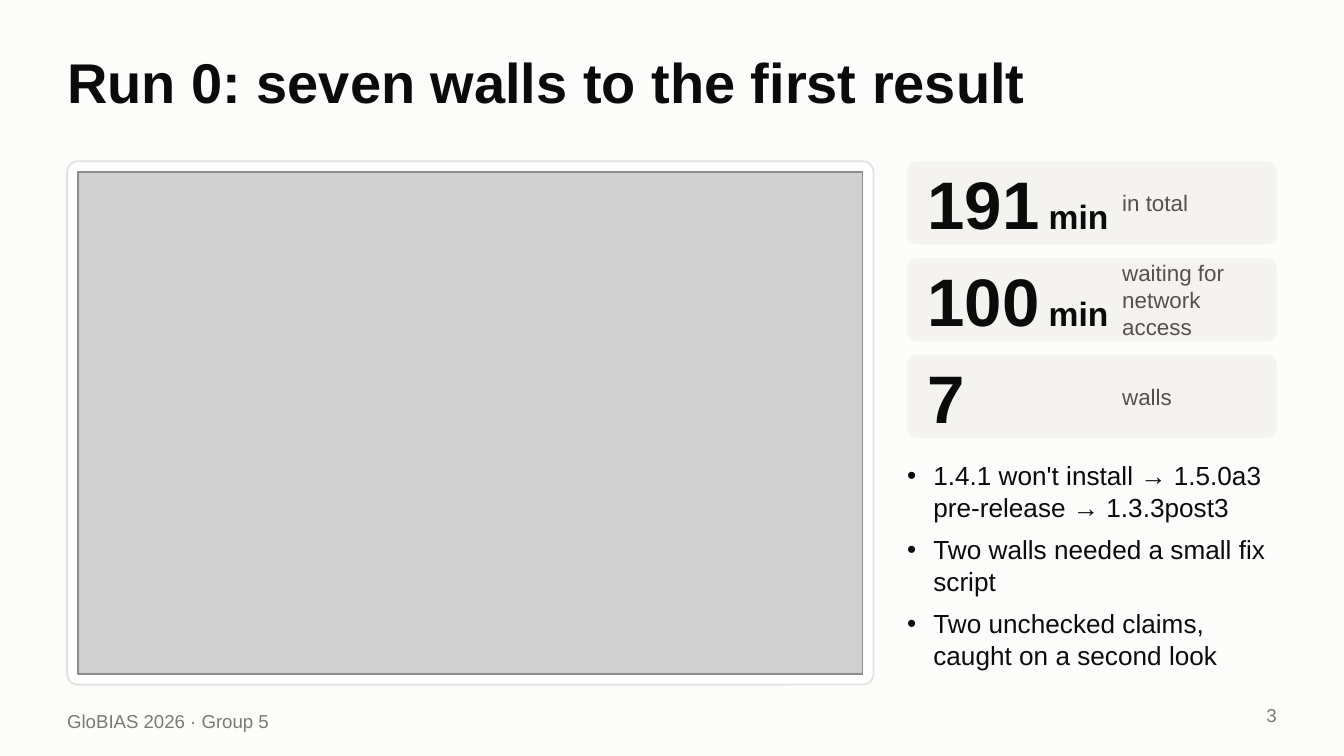
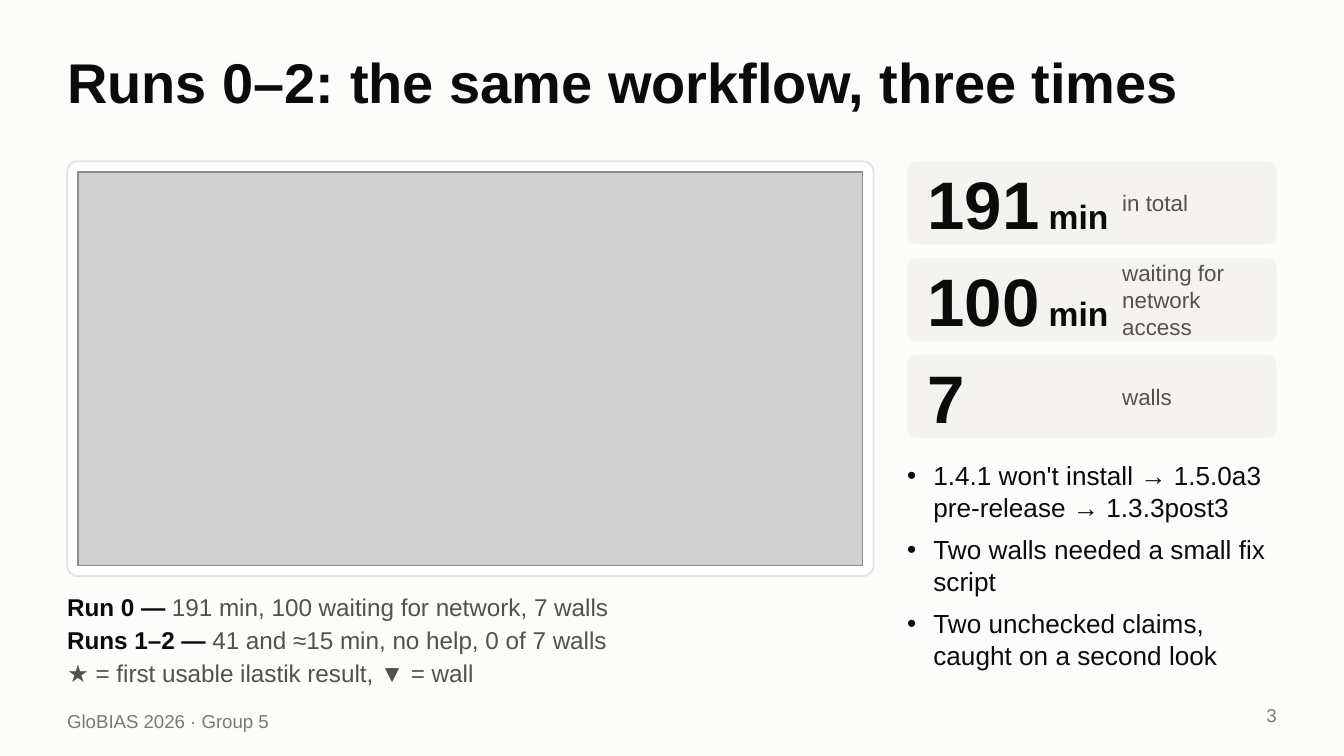
Before and after one commit to globias-2026-group5/globias-2026-group5.github.io, a slide deck: slide 3 of talk/ilastik-five-sessions-short.pptx. Drawn at 1344x756 pixels with LibreOffice and Linux fonts; fonts in the diff are those of the drawing; grey boxes stand for pictures. Boxes give left, top, right and bottom in pixels: in the first picture for what was removed or moved away, otherwise in the second. Text is boxed around its words. In the diff, an @@ line names an element or a change of style, - is before the commit and + after.

```diff
--- a/talk/ilastik-five-sessions-short.pptx
+++ b/talk/ilastik-five-sessions-short.pptx
@@ title at (x1=67, y1=62, x2=1178, y2=112): text changed @@
-Run 0: seven walls to the first result
+Runs 0–2: the same workflow, three times
@@ rounded rectangle resized from (x1=67, y1=161, x2=874, y2=684) to (x1=67, y1=161, x2=874, y2=577) @@
@@ rounded rectangle at (x1=67, y1=161, x2=874, y2=577): proportions changed @@
@@ picture resized from (x1=78, y1=172, x2=863, y2=673) to (x1=78, y1=172, x2=863, y2=566) @@
@@ text added at (x1=67, y1=598, x2=608, y2=685), 13 pt, text #52514E @@
+Run 0 — 191 min, 100 waiting for network, 7 walls
+Runs 1–2 — 41 and ≈15 min, no help, 0 of 7 walls
+★ = first usable ilastik result, ▼ = wall
```
Also in this commit, not shown: 1 other slide changed, 3 slides added, 10 other files.
